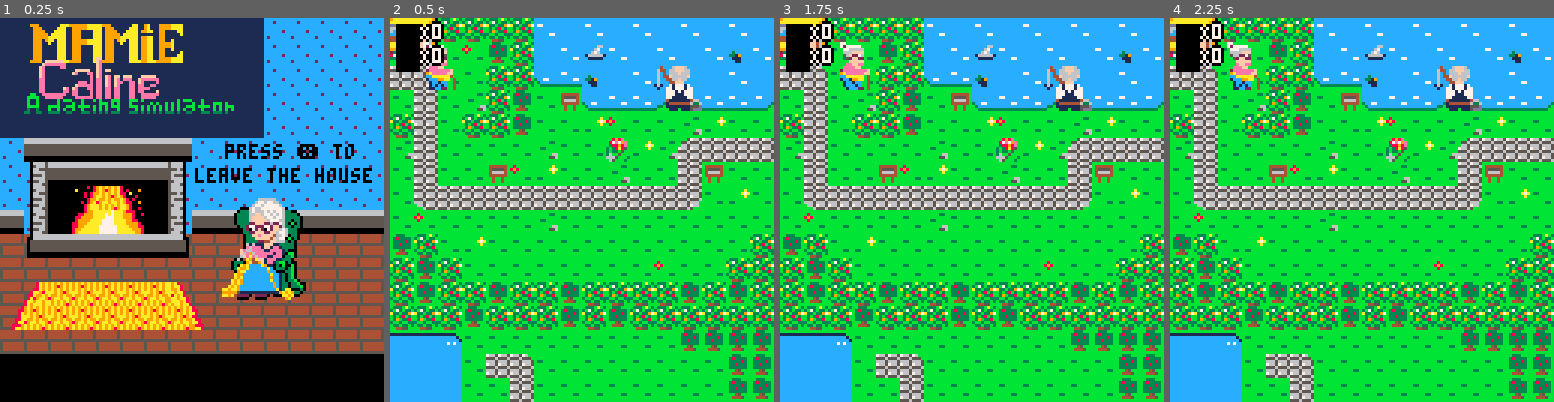
Above: before the commit, frames 1-4 (left to right).
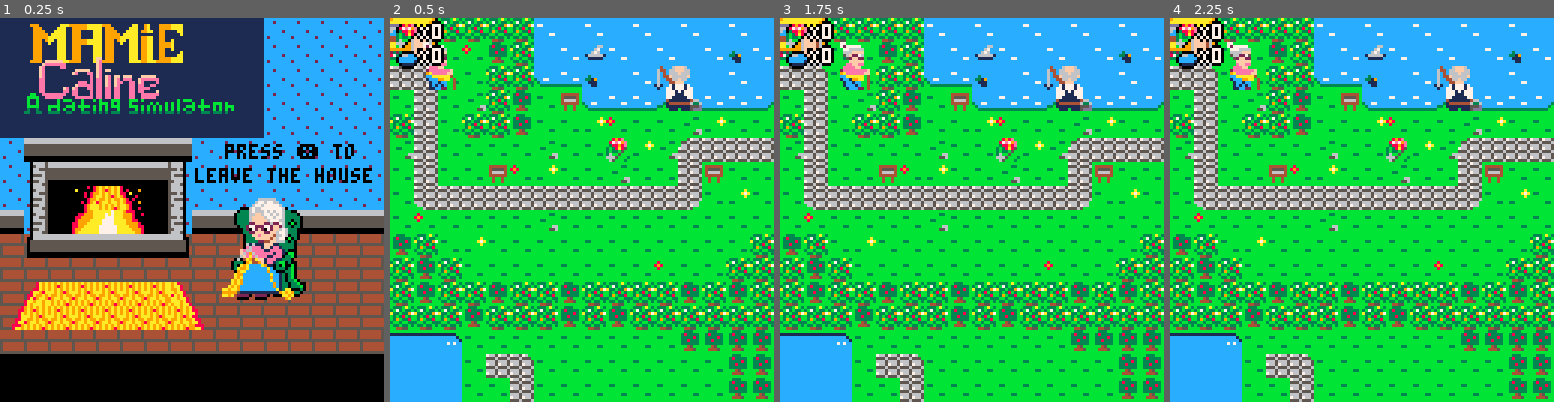
Above: after the commit, the same moments.

Repository: AndreaBacquele/projet-collectif---pico8-mamiecalineteam
Game: PICO-8 cartridge mamiecaline.p8
Two runs of this game, one before a commit and one after it. Both use one fixed random seed, a clock stepped at 60 frames per second and the inputs below.
Inputs:
- Up to frame 1 (0.25 s): no input
- Up to frame 2 (0.5 s): tap X (X key) at 0.33 s
- Up to frame 3 (1.75 s): tap X (X key) at 1.07 s; hold Right from 1.6 s (still down)
- Up to frame 4 (2.25 s): tap X (X key) at 1.85 s; release Right at 2.1 s; hold Up from 2.15 s (still down)

Frame 1 is identical in both runs. In frame 2, 0.6% of the frame differs, in the area x 1-8%, y 1-15%; in frame 3, 0.6%; in frame 4, 0.6%.

Commit message:
Correction sprite items

Diff:
--- a/mamiecaline.p8
+++ b/mamiecaline.p8
@@ -205,12 +205,12 @@
 
 function draw_map()
 				cls()
-    map(0,0,0,0,31,37)
+    map(0,0,0,0,31,41)
     end
 
 function update_camera()
 	local camx=mid(0,p.x-7.5,31-15)
-	local camy=mid(0,p.y-7.5,37-15)
+	local camy=mid(0,p.y-7.5,41-15)
 	--position ou se pose la camera
  camera(camx*8,camy*8)
 end
@@ -425,22 +425,22 @@
 00ee2eee2222feffffffef22eeee2ee000ee2eee2222fefeeeefff22eeee2ee0777d111166650ffffffff007777d1177777d111166650ff44444f007777d1177
 ee2eee2ee2222feeffeef2222eeeee2eee2eee2ee2222feffffef2222eeeee2e777d11111d665555555556777dd11177777d11111d665555555556777dd11177
 eeee2eeeee2e2fffeeff22e2eee2ee2eeeee2eeeee2e2ffeeeef22e2eee2ee2e777d11111dd6666555666777dd111177777d11111dd6666555666777dd111177
-c1131313131313c11313c1b21313c23332c3c3f0f0f0c213a213c2f0f0f0c2c10000000000000000000000000000000000000000000000000000000000000000
-00000000000000000000000000000000000000000000000000000000000000000000000000000000000000000000000000000000000000000000000000000000
-c2131313131313c1131313c2131313c1c1f0f0f0f0f0c2131313c2f0f1f0c1c10000000000000000000000000000000000000000000000000000000000000000
-00000000000000000000000000000000000000000000000000000000000000000000000000000000000000000000000000000000000000000000000000000000
-c1c1c2c1131313c2131313c11313131313f0f0d0f0f0c2c2c2c2c2f0f0f0c1c10000000000000000000000000000000000000000000000000000000000000000
-00000000000000000000000000000000000000000000000000000000000000000000000000000000000000000000000000000000000000000000000000000000
-c1131313c1131313c11313c11313131313f3f0f0f0f0d3d3d3d3d3f0e1f0c2c10000000000000000000000000000000000000000000000000000000000000000
-00000000000000000000000000000000000000000000000000000000000000000000000000000000000000000000000000000000000000000000000000000000
-c1131313c2131313131313131313c1131313f3f0f0f0f1f0f0f0f0f0f0f0c1c10000000000000000000000000000000000000000000000000000000000000000
-00000000000000000000000000000000000000000000000000000000000000000000000000000000000000000000000000000000000000000000000000000000
-c2131313c1131313131313131313c113131313f3f0f0f0f0f0e0f0f0f0f0c1c10000000000000000000000000000000000000000000000000000000000000000
-00000000000000000000000000000000000000000000000000000000000000000000000000000000000000000000000000000000000000000000000000000000
-c113131313c1c1c1c2c1c2c2c2c113c1c1131313f0f0f0f0f0f0f0f0f0f000000000000000000000000000000000000000000000000000000000000000000000
-00000000000000000000000000000000000000000000000000000000000000000000000000000000000000000000000000000000000000000000000000000000
-c213131313131313131313131313131313131313f0f0f0f0f0f0f0f0f0f000000000000000000000000000000000000000000000000000000000000000000000
-00000000000000000000000000000000000000000000000000000000000000000000000000000000000000000000000000000000000000000000000000000000
+c1131313131313c11313c1b21313c23332c3c3f0f0f0c213a213c2f0f0f0c2c10000000000000000000000000000000000000000000000000000000040898e04
+000000000000000000000000000000000000000000000000000000000000000000000000000000000000000000000000000000000000000000000000087e79e0
+c2131313131313c1131313c2131313c1c1f0f0f0f0f0c2131313c2f0f1f0c1c100000000000000000000000000000000000000000000000000000000038898e0
+0000000000000000000000000000000000000000000000000000000000000000000000000000000000000000000000000000000000000000000000003b38a804
+c1c1c2c1131313c2131313c11313131313f0f0d0f0f0c2c2c2c2c2f0f0f0c1c1000000000000000000000000000000000000000000000000000000003b33b044
+00000000000000000000000000000000000000000000000000000000000000000000000000000000000000000000000000000000000000000000000036bb0444
+c1131313c1131313c11313c11313131313f3f0f0f0f0d3d3d3d3d3f0e1f0c2c10000000000000000000000000000000000000000000000000000000066604444
+000000000000000000000000000000000000000000000000000000000000000000000000000000000000000000000000000000000000000000000000b6044444
+c1131313c2131313131313131313c1131313f3f0f0f0f1f0f0f0f0f0f0f0c1c10000000000000000000000000000000000000000000000000000000044444444
+00000000000000000000000000000000000000000000000000000000000000000000000000000000000000000000000000000000000000000000000044000044
+c2131313c1131313131313131313c113131313f3f0f0f0f0f0e0f0f0f0f0c1c1000000000000000000000000000000000000000000000000000000004066cc04
+0000000000000000000000000000000000000000000000000000000000000000000000000000000000000000000000000000000000000000000000000cccccc0
+c113131313c1c1c1c2c1c2c2c2c113c1c1131313f0f0f0f0f0f0f0f0f0f00000000000000000000000000000000000000000000000000000000000000ccccc10
+00000000000000000000000000000000000000000000000000000000000000000000000000000000000000000000000000000000000000000000000040111104
+c213131313131313131313131313131313131313f0f0f0f0f0f0f0f0f0f000000000000000000000000000000000000000000000000000000000000044000044
+00000000000000000000000000000000000000000000000000000000000000000000000000000000000000000000000000000000000000000000000044444444
 c113131313131313131313131313131313131313f0f0f0f0f0f0f0f0f0f000000000000000000000000000000000000000000000000000000000000000000000
 00000000000000000000000000000000000000000000000000000000000000000000000000000000000000000000000000000000000000000000000000000000
 c1c1c1c2c1c2c1c1c1c2c2c2c1c2c1c1c2c2c1c2f0f0f0f0f0f0f0f0f0f000000000000000000000000000000000000000000000000000000000000000000000
